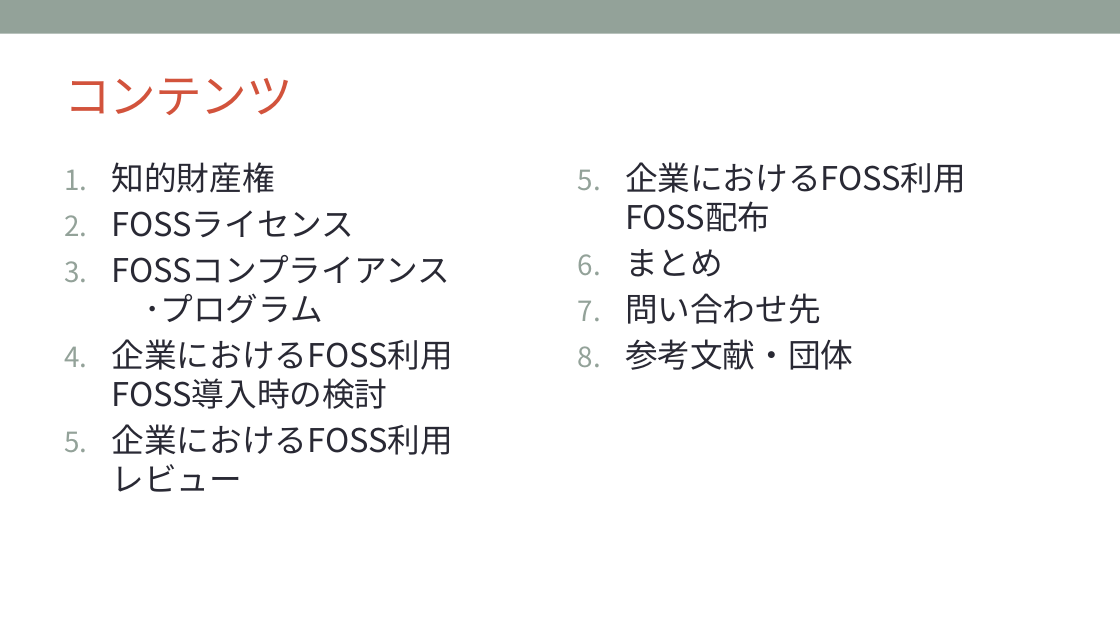
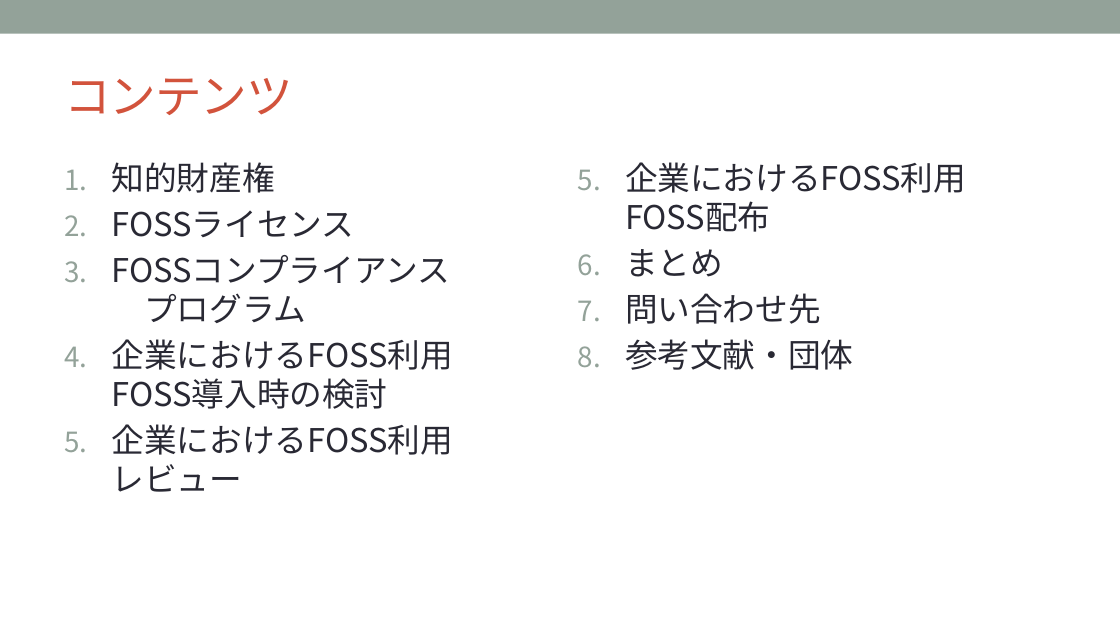
Before and after one commit to OpenChain-Project/OpenChain-JWG, a slide deck: slide 4 of Education_Material/Training/Training-FOSS-compl-process-jp.pptx. Drawn at 1120x630 pixels with LibreOffice and Linux fonts; fonts in the diff are those of the drawing; background and template pictures are left out. Boxes give left, top, right and bottom in pixels: in the first picture for what was removed or moved away, otherwise in the second. Text is boxed around its words. In the diff, an @@ line names an element or a change of style, - is before the commit and + after.

```diff
--- a/Education_Material/Training/Training-FOSS-compl-process-jp.pptx
+++ b/Education_Material/Training/Training-FOSS-compl-process-jp.pptx
@@ text at (112,255,450,323): text changed @@
-3. FOSSコンプライアンス
-   ･プログラム
+3. FOSSコンプライアンス
+   プログラム
```
Also in this commit, not shown: 6 other slides changed, 1 other file.
